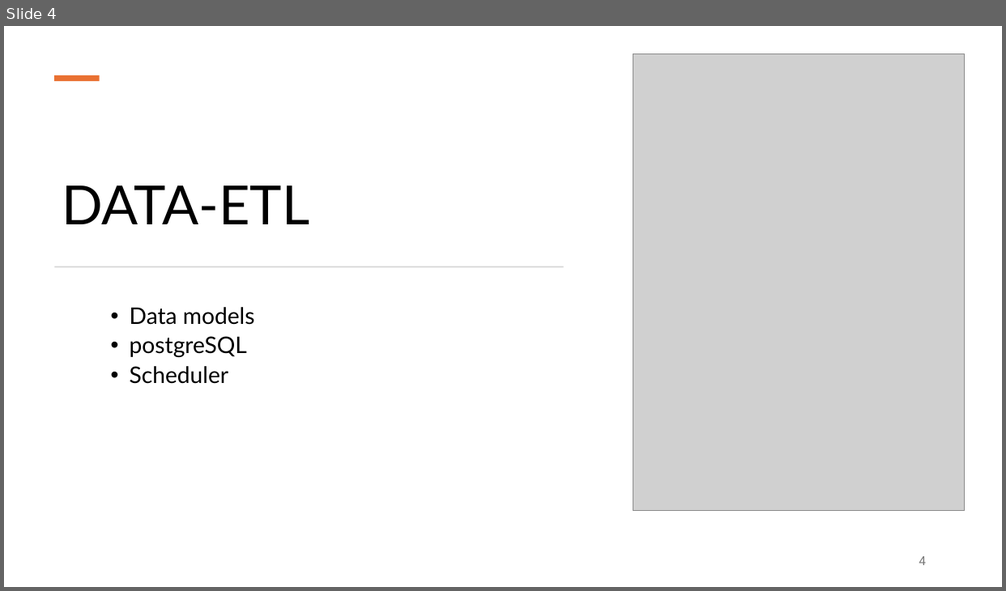
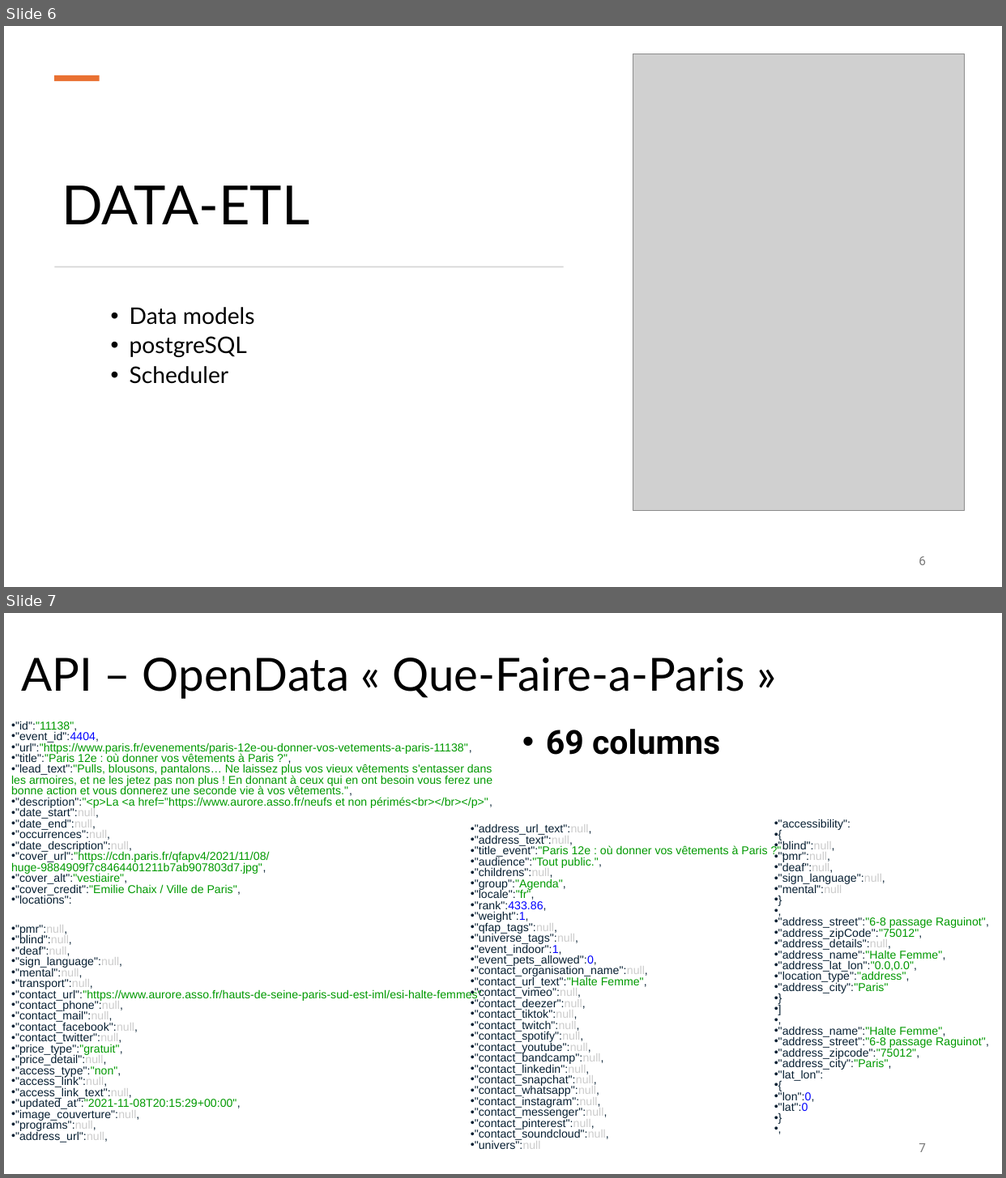
Before and after one commit to Mich-Blaz/Expo-App-MiCa, a slide deck: MiCa-expo-app.pptx. Shown one above the other, each under a label of ours: slide 4 before the commit, slides 6 and 7 after it. The pictures are 1006x591 and 1006x1178 pixels, drawn with LibreOffice and Linux fonts; fonts in the diff are those of the drawing; grey boxes stand for pictures. Boxes give left, top, right and bottom in pixels: in the first picture for what was removed or moved away, otherwise in the second. Text is boxed around its words. In the diff, an @@ line names an element or a change of style, - is before the commit and + after.

```diff
--- a/MiCa-expo-app.pptx
+++ b/MiCa-expo-app.pptx
@@ slide 7 added at [4, 613, 1002, 1174], background #FFFFFF @@
@@ title added at [21, 658, 745, 699], 44 pt, text #000000 @@
+API – OpenData « Que-Faire-a-Paris »
@@ text added at [11, 721, 493, 904], 11 pt, text #009900 @@
+• "id":"11138",
+• "event_id":4404,
+• "url":"https://www.paris.fr/evenements/paris-12e-ou-donner-vos-vetements-a-paris-11138",
+• "title":"Paris 12e : où donner vos vêtements à Paris ?",
+• "lead_text":"Pulls, blousons, pantalons… Ne laissez plus vos vieux vêtements s'entasser dans les armoires, et ne les jetez pas non plus ! En donnant à ceux qui en ont besoin vous ferez une bonne action et vous donnerez une seconde vie à vos vêtements.",
+• "description":"<p>La <a href="https://www.aurore.asso.fr/neufs et non périmés<br></br></p>",
+• "date_start":null,
+• "date_end":null,
+• "occurrences":null,
+• "date_description":null,
+• "cover_url":"https://cdn.paris.fr/qfapv4/2021/11/08/huge-9884909f7c8464401211b7ab907803d7.jpg",
+• "cover_alt":"vestiaire",
+• "cover_credit":"Emilie Chaix / Ville de Paris",
+• "locations":
@@ text added at [546, 729, 720, 755], 32 pt, text #000000, bold @@
+• 69 columns
@@ text added at [471, 824, 767, 1149], 11 pt, text #071F32 @@
+• "address_url_text":null,
+• "address_text":null,
+• "title_event":"Paris 12e : où donner vos vêtements à Paris ?",
+• "audience":"Tout public.",
+• "childrens":null,
+• "group":"Agenda",
+• "locale":"fr",
+• "rank":433.86,
+• "weight":1,
+• "qfap_tags":null,
+• "universe_tags":null,
+• "event_indoor":1,
+• "event_pets_allowed":0,
+• "contact_organisation_name":null,
+• "contact_url_text":"Halte Femme",
+• "contact_vimeo":null,
+• "contact_deezer":null,
+• "contact_tiktok":null,
+• "contact_twitch":null,
+• "contact_spotify":null,
+• "contact_youtube":null,
+• "contact_bandcamp":null,
+• "contact_linkedin":null,
+• "contact_snapchat":null,
+• "contact_whatsapp":null,
+• "contact_instagram":null,
+• "contact_messenger":null,
+• "contact_pinterest":null,
+• "contact_soundcloud":null,
+• "univers":null
@@ text added at [774, 819, 989, 1114], 11 pt, text #071F32 @@
+• "accessibility":
+• {
+• "blind":null,
+• "pmr":null,
+• "deaf":null,
+• "sign_language":null,
+• "mental":null
+• }
+• ,
+• "address_street":"6-8 passage Raguinot",
+• "address_zipCode":"75012",
+• "address_details":null,
+• "address_name":"Halte Femme",
+• "address_lat_lon":"0.0,0.0",
+• "location_type":"address",
+• "address_city":"Paris"
+• }
+• ]
+• ,
+• "address_name":"Halte Femme",
+• "address_street":"6-8 passage Raguinot",
+• "address_zipcode":"75012",
+• "address_city":"Paris",
+• "lat_lon":
+• {
+• "lon":0,
+• "lat":0
+• }
+• ,
@@ text added at [11, 925, 601, 1143], 11 pt, text #071F32 @@
+• "pmr":null,
+• "blind":null,
+• "deaf":null,
+• "sign_language":null,
+• "mental":null,
+• "transport":null,
+• "contact_url":"https://www.aurore.asso.fr/hauts-de-seine-paris-sud-est-iml/esi-halte-femmes",
+• "contact_phone":null,
+• "contact_mail":null,
+• "contact_facebook":null,
+• "contact_twitter":null,
+• "price_type":"gratuit",
+• "price_detail":null,
+• "access_type":"non",
+• "access_link":null,
+• "access_link_text":null,
+• "updated_at":"2021-11-08T20:15:29+00:00",
+• "image_couverture":null,
+• "programs":null,
+• "address_url":null,
@@ page number added at [918, 1144, 926, 1152], 12 pt, text #797979 @@
+7
@@ what was slide 4 is now slide 6 @@
@@ page number at [918, 557, 926, 565]: text changed @@
-4
+6
```
Also in this commit, not shown: 1 slide changed, 3 other slides added.
